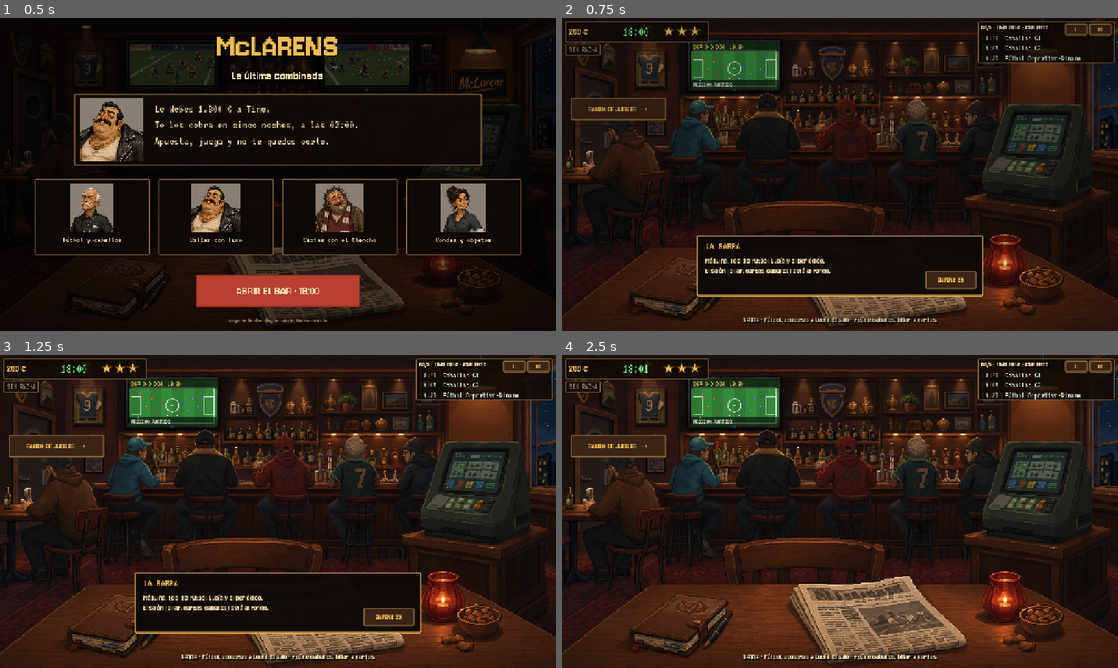
Above: before the commit, frames 1-4 (two rows, left to right).
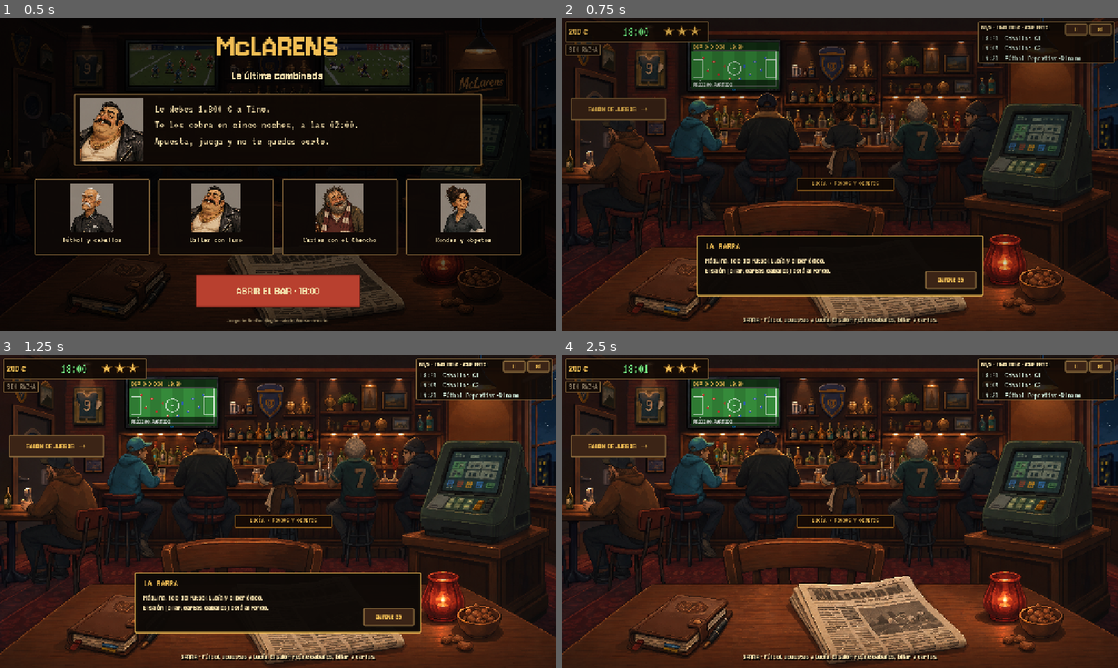
Above: after the commit, the same moments.

Repository: Roitxelo/MACLARENS
Game: Godot game, scene res://scenes/night.tscn
Same seed, same stepped clock (60 frames per second), same inputs: the game is played once before the commit and once after it.
Inputs (mouse positions are in pixels of both pictures, inside the frame that each line leads up to):
- Up to frame 1 (0.5 s): no input
- Up to frame 2 (0.75 s): click "ABRIR EL BAR · 18:00" at 0.5 s
- Up to frame 3 (1.25 s): no input
- Up to frame 4 (2.5 s): click (734, 401) at 1.27 s; click "VOLVER AL BAR" at 2 s

Frame 1 is identical in both runs. In frame 2, 2.7% of the frame differs, in the area x 0-100%, y 0-97%; in frame 3, 3.9%; in frame 4, 4.9%.

Commit message:
art: sienta a Lucía detrás de la barra
Co-Authored-By: Codex <noreply@openai.com>

Diff:
--- a/game/ui/screens/bar_screen.gd
+++ b/game/ui/screens/bar_screen.gd
@@ -2,7 +2,7 @@
 
 ## El bar: centro de operaciones. Cada cosa apostable está en el escenario.
 
-const BAR := preload("res://assets/concept/mclarens_bar_zone_v2.png")
+const BAR := preload("res://assets/concept/mclarens_bar_zone_lucia_v3.png")
 const PitchTV := preload("res://ui/widgets/pitch_tv.gd")
 
 var main: Control
@@ -21,7 +21,12 @@
 	UIKit.hotspot(self, Rect2(965, 200, 270, 230), "Máquina de apuestas").pressed.connect(func(): main.go("machine"))
 	UIKit.hotspot(self, Rect2(525, 505, 410, 175), "Diario Gol Local · cartelera").pressed.connect(func(): main.go("paper"))
 	UIKit.hotspot(self, Rect2(150, 530, 250, 150), "Tu libreta · gente, objetos y racha").pressed.connect(func(): main.go("notebook"))
-	UIKit.hotspot(self, Rect2(510, 62, 225, 110), "Barra de Lucía · rondas y objetos").pressed.connect(func(): main.go("shop"))
+	UIKit.hotspot(self, Rect2(580, 178, 145, 188), "Lucía · Rondas y objetos").pressed.connect(func(): main.go("shop"))
+	var lucia_tag := UIKit.label("LUCÍA · RONDAS Y OBJETOS", 16, UIKit.GOLD, true)
+	lucia_tag.add_theme_stylebox_override("normal", UIKit.box(Color(0.08, 0.04, 0.02, 0.9), Color("#8a5a1c"), 2, 3, 8))
+	UIKit.place(lucia_tag, Rect2(540, 368, 225, 30))
+	lucia_tag.horizontal_alignment = HORIZONTAL_ALIGNMENT_CENTER
+	add_child(lucia_tag)
 
 	var salon_btn := UIKit.button("SALÓN DE JUEGOS  →", "wood", 19)
 	UIKit.place(salon_btn, Rect2(20, 184, 220, 52))
Binary file added: game/assets/concept/mclarens_bar_zone_lucia_v3.png
Not shown, added: game/assets/concept/mclarens_bar_zone_lucia_v3.png.import
Not shown, changed: CODEXHANDOFF.md
Not shown, changed: docs/coordination/TASK_BOARD.md
